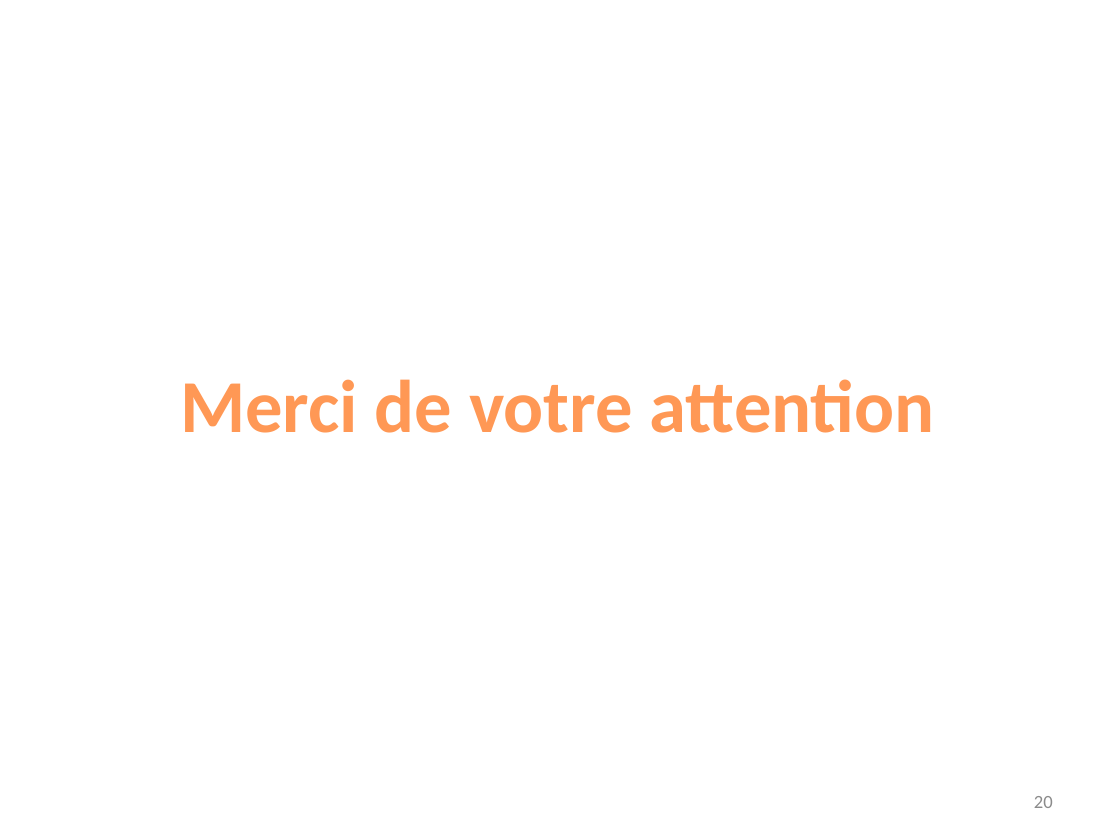
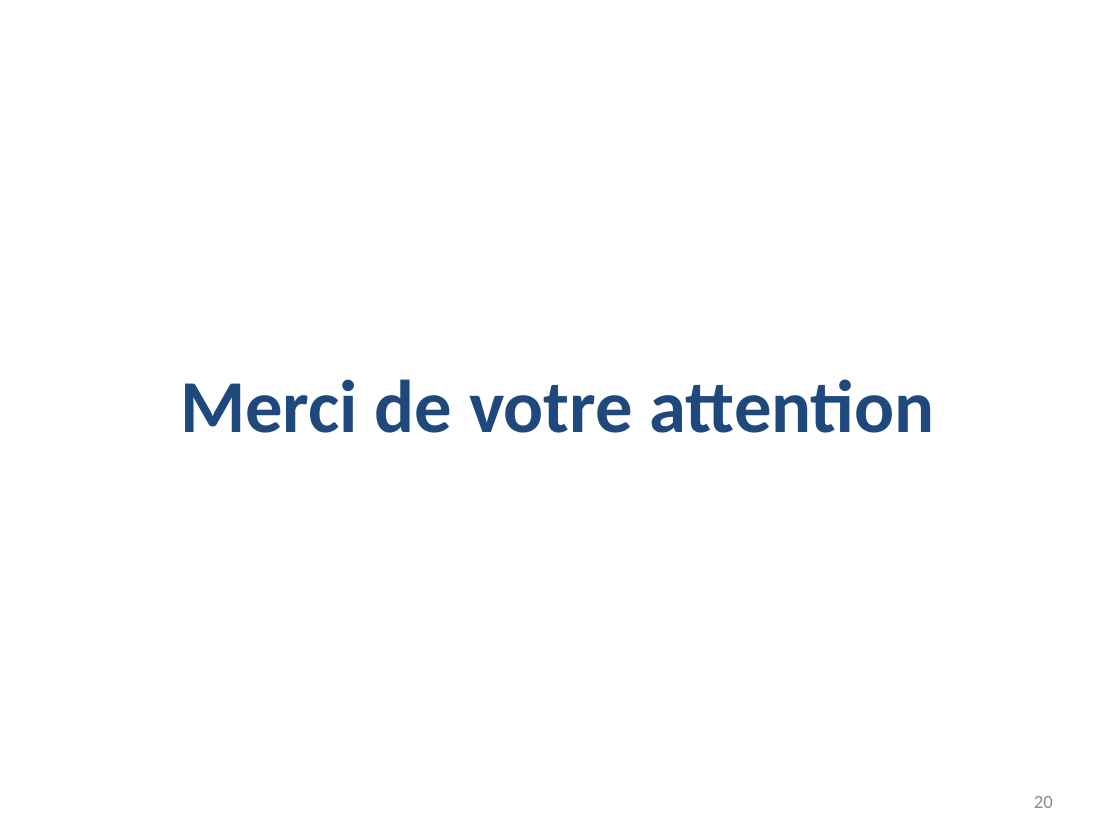
Before and after one commit to abdssamadsabri/hello-world, a slide deck: slide 20 of PFE_PRES (1).pptx. Drawn at 1120x840 pixels with LibreOffice and Linux fonts; fonts in the diff are those of the drawing. Boxes give left, top, right and bottom in pixels: in the first picture for what was removed or moved away, otherwise in the second. Text is boxed around its words. In the diff, an @@ line names an element or a change of style, - is before the commit and + after.

```diff
--- a/PFE_PRES (1).pptx
+++ b/PFE_PRES (1).pptx
@@ text "Merci de votre attention" at [180, 379, 935, 433]: text colour gradient #9D4700 to #FF9856 to #FFF5F1 to #1F497D @@
```
Also in this commit, not shown: 14 other slides changed.
